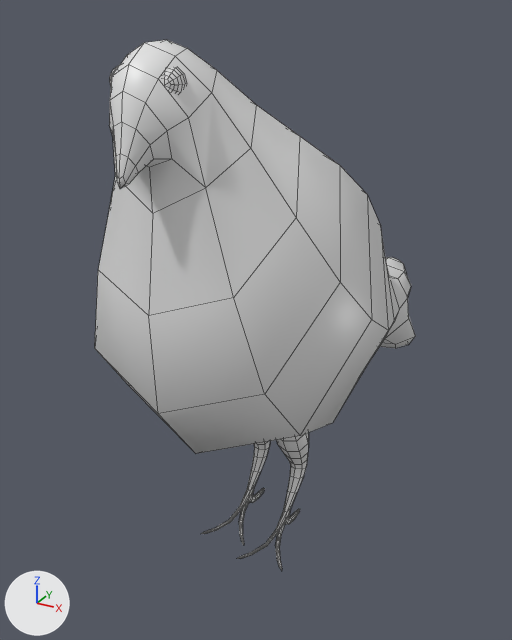
Before and after pictures for a commit that changed the Blender file Assets/Models/golab_walker.blend.
Rendered twice from a camera (50 mm lens) standing at (1.047, -1.889, 1.795) and looking at (-0.137, 0.264, 0.718). The axes (+X, +Y, +Z) are drawn at lower left. The lights are the same throughout. Mesh edges are drawn as thin lines.

Objects in the first picture: 'pigeon'.
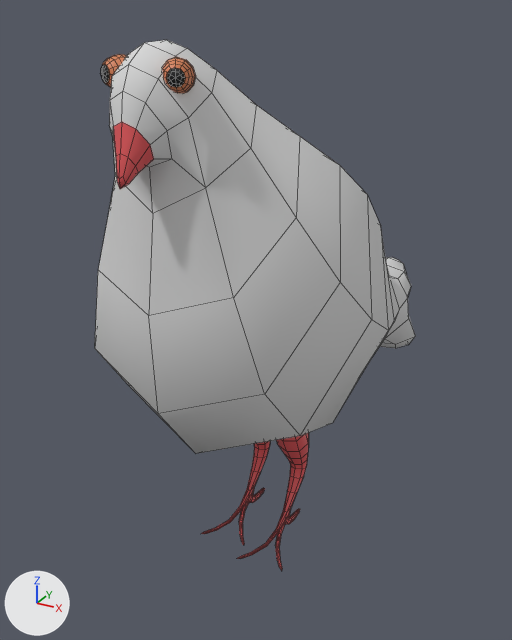
Boxes (x1, y1, x2, y2) around the edits, measured in the pictures (512 x 640 px; the box of a moved part takes in the faces that stretch with it):
'pigeon', reshaped, recoloured
    both: (95, 40, 415, 571)
part 1 of me_cube, moved or reshaped
    before: (164, 67, 186, 92)
    after: (162, 57, 196, 93)
part 2 of me_cube, moved or reshaped
    before: (110, 65, 120, 86)
    after: (101, 54, 127, 87)
part 3 of me_cube, recoloured (white to red)
    both: (201, 433, 309, 571)
part 4 of me_cube, recoloured (white to red)
    both: (113, 122, 154, 189)

What changed in the scene script:
```text
Add mat_golob_dziob:
    mat_golob_dziob = principled_material('golob_dziob')
    mat_golob_dziob.base_color = (0.8, 0.0998, 0.108)  # red #e7595c
Add mat_golab_zrenice:
    mat_golab_zrenice = principled_material('golab_zrenice')
    mat_golab_zrenice.base_color = (0.0, 0.0, 0.0)  # black #000000
Add mat_golab_siatkowka:
    mat_golab_siatkowka = principled_material('golab_siatkowka')
    mat_golab_siatkowka.base_color = (0.673, 0.213, 0.088)  # orange #d67f54
Change me_cube:
    where me_cube.from_pydata(...)  # 200 vertices, 202 faces; spans x -0.49..0.48, y -0.7..1.53, z -0.01..1.78
    used by ob_pigeon; location = (0.0, 0.0, 0.0)
    me_cube part 1: the loose piece of 32 vertices spanning x 0.01..0.1, y -0.54..-0.44, z 1.59..1.69 is moved by (0.02, 0.0, 0.02)
    me_cube part 2: the loose piece of 32 vertices spanning x -0.11..-0.02, y -0.54..-0.44, z 1.59..1.69 is moved by (-0.02, 0.0, 0.02)
    me_cube part 3: all 92 faces centred in x -0.14..0.21, y -0.23..0.2, z -0.01..0.51 switch from mat_golab_main (white #e7e7e7) to mat_golob_dziob (red #e7595c)
    me_cube part 4: all 5 faces centred in x -0.03..0.03, y -0.64..-0.58, z 1.41..1.49 switch from mat_golab_main (white #e7e7e7) to mat_golob_dziob (red #e7595c)
    add me_cube.materials.append(mat_golab_siatkowka)  # orange #d67f54
    add me_cube.materials.append(mat_golab_zrenice)  # black #000000
```
